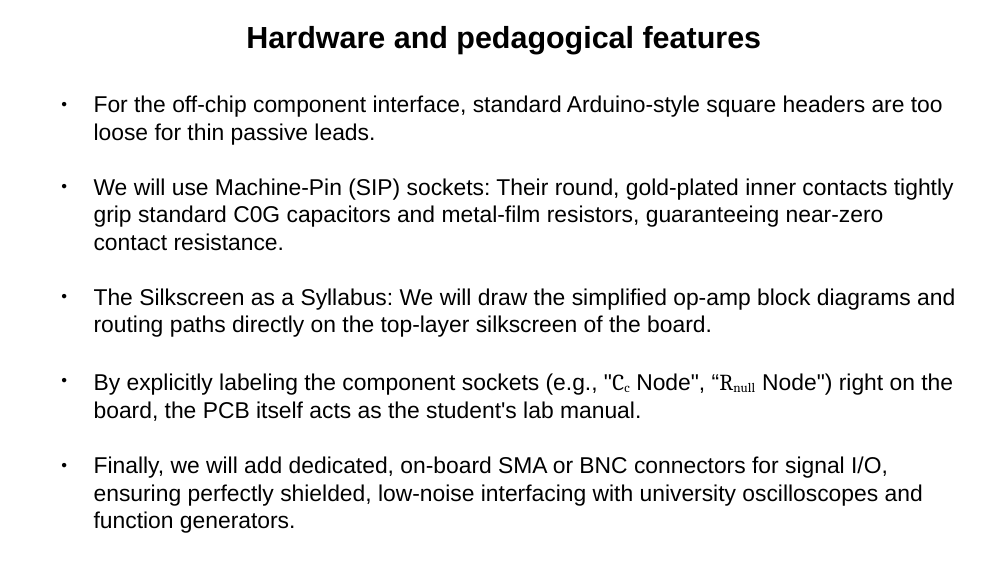
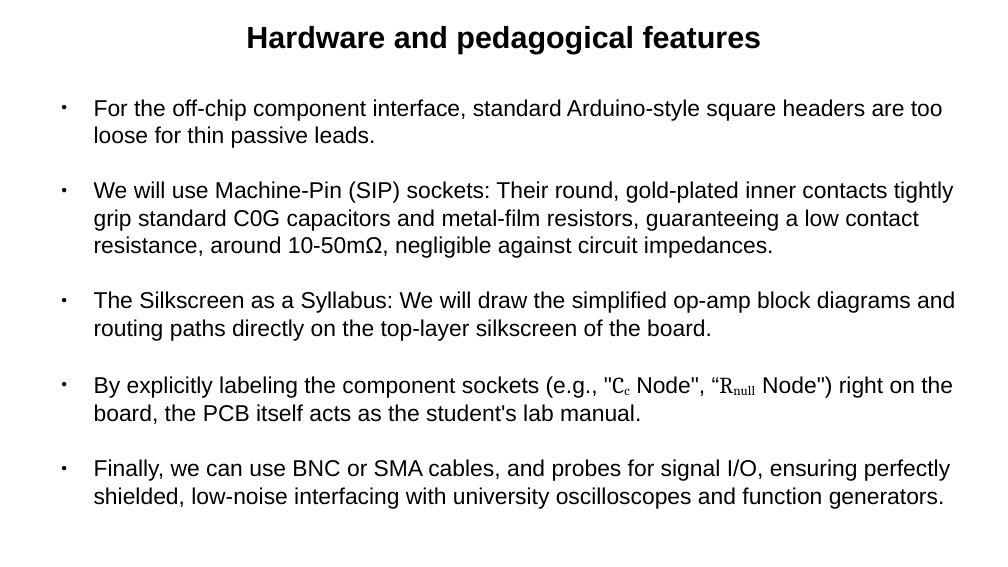
Before and after one commit to madhavgulati277/SSCS-Chipathon-Track-C-MOSbius, a slide deck: slide 25 of ppt_mmg_architecture.odp. Drawn at 1008x567 pixels with LibreOffice and Linux fonts; fonts in the diff are those of the drawing. Boxes give left, top, right and bottom in pixels: in the first picture for what was removed or moved away, otherwise in the second. Text is boxed around its words. In the diff, an @@ line names an element or a change of style, - is before the commit and + after.

```diff
--- a/ppt_mmg_architecture.odp
+++ b/ppt_mmg_architecture.odp
@@ text "For the off-chip component interface, ..." at (94, 99, 955, 509): vertical alignment top to middle @@
@@ text at (94, 181, 954, 258): text changed @@
-● We will use Machine-Pin (SIP) sockets: Their round, gold-plated inner contacts tightly grip standard C0G capacitors and metal-film resistors, guaranteeing near-zero contact resistance.
+● We will use Machine-Pin (SIP) sockets: Their round, gold-plated inner contacts tightly grip standard C0G capacitors and metal-film resistors, guaranteeing a low contact resistance, around 10-50mΩ, negligible against circuit impedances.
@@ text at (94, 459, 950, 509): text changed @@
-● Finally, we will add dedicated, on-board SMA or BNC connectors for signal I/O, ensuring perfectly shielded, low-noise interfacing with university oscilloscopes and function generators.
+● Finally, we can use BNC or SMA cables, and probes for signal I/O, ensuring perfectly shielded, low-noise interfacing with university oscilloscopes and function generators.
```
Also in this commit, not shown: 10 other slides changed, 3 other files.
